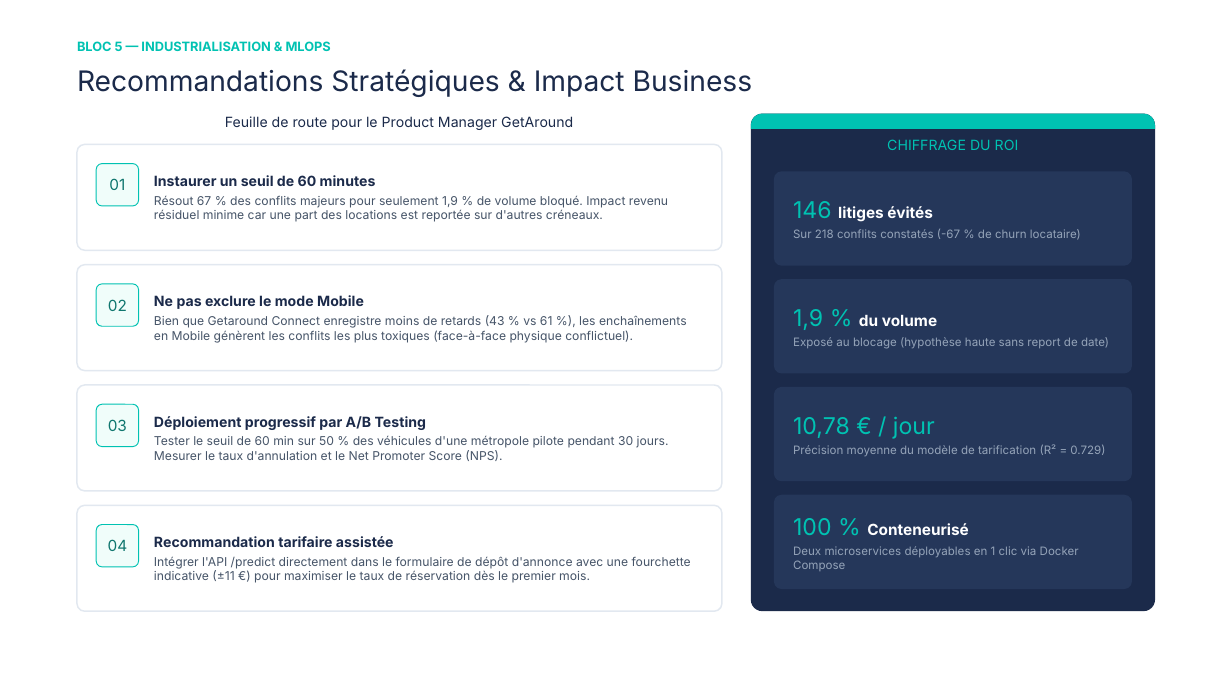
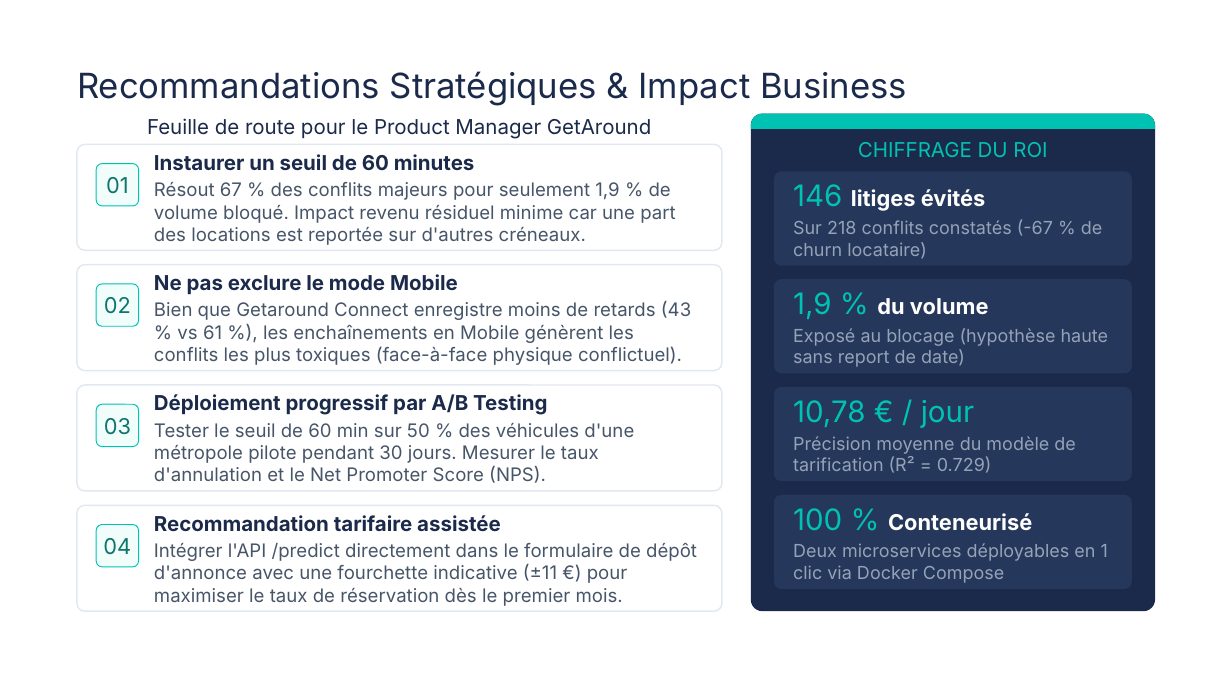
Before and after one commit to Elkristobal59/CERTIFICATION_CDSD, a slide deck: slide 7 of Bloc_5_Getaround/Getaround_presentation.pptx. Drawn at 1232x693 pixels with LibreOffice and Linux fonts; fonts in the diff are those of the drawing. Boxes give left, top, right and bottom in pixels: in the first picture for what was removed or moved away, otherwise in the second. Text is boxed around its words. In the diff, an @@ line names an element or a change of style, - is before the commit and + after.

```diff
--- a/Bloc_5_Getaround/Getaround_presentation.pptx
+++ b/Bloc_5_Getaround/Getaround_presentation.pptx
@@ text removed at (77, 41, 331, 51) @@
-BLOC 5 — INDUSTRIALISATION & MLOPS
@@ text "Recommandations Stratégiques & Impact Business" at (77, 71, 907, 106): size 22 to 27 pt @@
@@ text "Feuille de route pour le ..." at (147, 118, 651, 139): size 11 to 16 pt @@
@@ text "CHIFFRAGE DU ROI" at (858, 142, 1047, 157): size 11 to 16 pt @@
@@ text "Instaurer un seuil de 60 ..." at (154, 154, 675, 245): size 11 to 16 pt in "Instaurer un seuil de 60 minutes"; size 9.5 to 14.5 pt in "Résout 67 % des conflits majeurs pour ..." @@
@@ text "146 litiges évités" at (793, 184, 1102, 258): size 18 to 23 pt in "146"; size 12 to 17 pt in "litiges évités"; size 9 to 14 pt in "Sur 218 conflits constatés (-67 % de ..." @@
@@ text "Ne pas exclure le mode ..." at (154, 274, 691, 365): size 11 to 16 pt in "Ne pas exclure le mode Mobile"; size 9.5 to 14.5 pt in "Bien que Getaround Connect enregistre moins de ..." @@
@@ text "1,9 % du volume" at (793, 292, 1109, 367): size 18 to 23 pt in "1,9 %"; size 12 to 17 pt in "du volume"; size 9 to 14 pt in "Exposé au blocage (hypothèse haute sans report ..." @@
@@ text "Déploiement progressif par A/B Testing" at (154, 394, 634, 483): size 11 to 16 pt in "Déploiement progressif par A/B Testing"; size 9.5 to 14.5 pt in "Tester le seuil de 60 min sur ..." @@
@@ text "10,78 € / jour" at (793, 400, 1076, 473): size 18 to 23 pt in "10,78 € / jour"; size 9 to 14 pt in "Précision moyenne du modèle de tarification (R² ..." @@
@@ text "100 % Conteneurisé" at (793, 508, 1108, 583): size 18 to 23 pt in "100 %"; size 12 to 17 pt in "Conteneurisé"; size 9 to 14 pt in "Deux microservices déployables en 1 clic via ..." @@
@@ size 12 to 17 pt in 4 elements at (106, 177, 129, 193), (104, 297, 131, 314), (104, 418, 131, 435), (103, 538, 131, 554) @@
@@ text "Recommandation tarifaire assistée" at (154, 515, 697, 606): size 11 to 16 pt in "Recommandation tarifaire assistée"; size 9.5 to 14.5 pt in "Intégrer l'API /predict directement dans le formulaire ..." @@
```
Also in this commit, not shown: 6 other slides changed, 17 other files.
